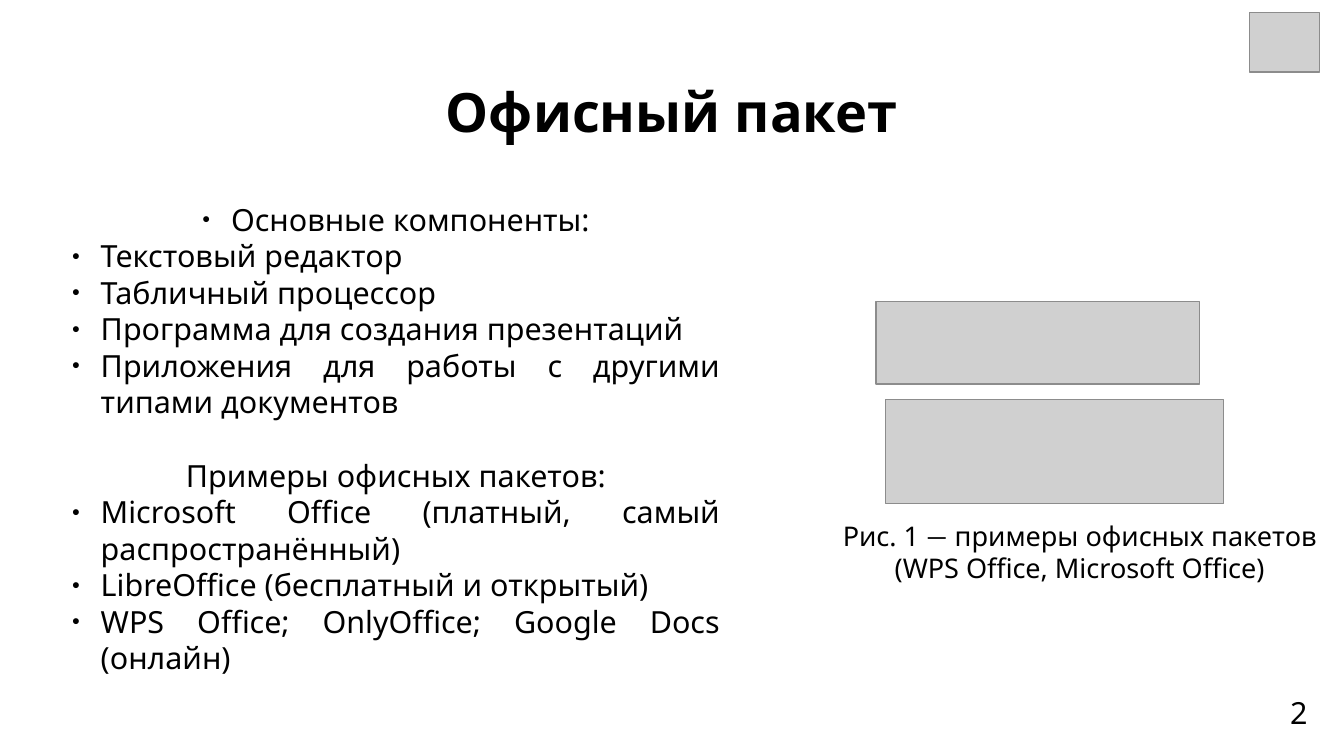
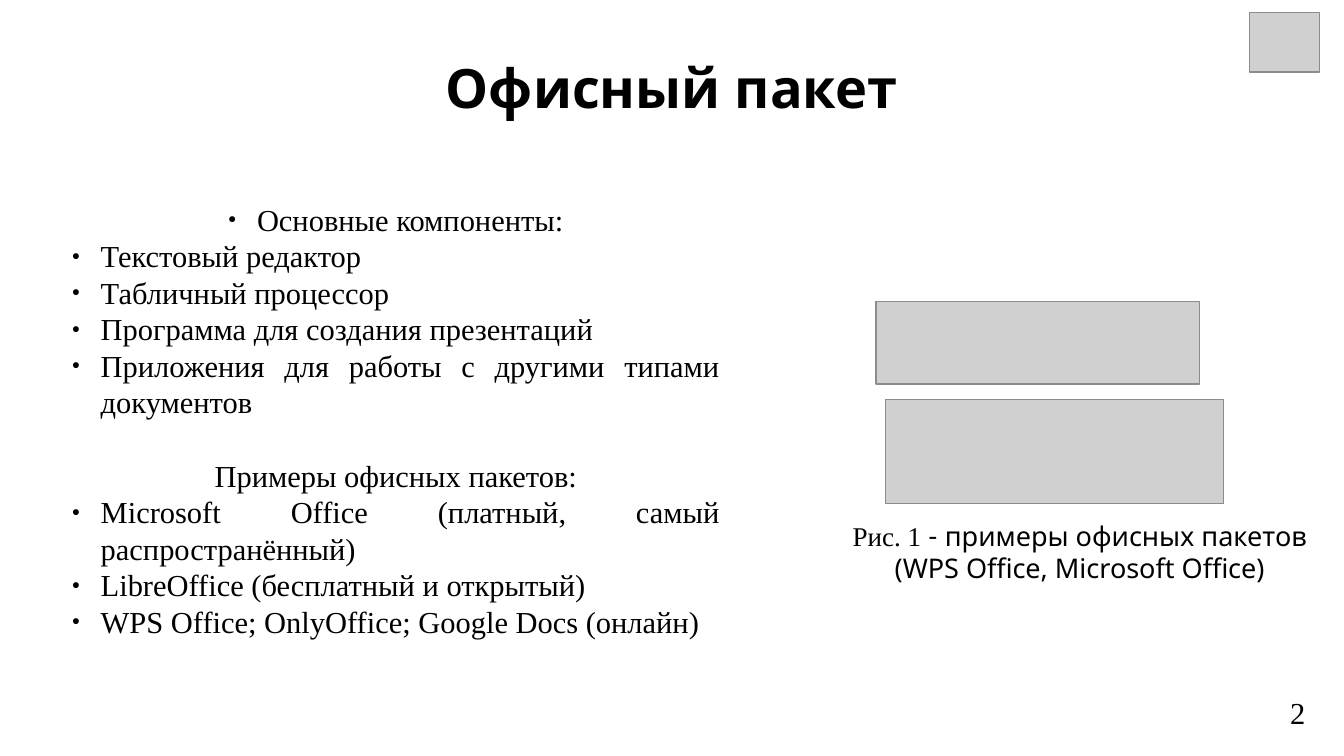
Before and after one commit to Soft-Darkness/df-presentations-2025, a slide deck: slide 2 of 4731204-50002/eremeeva-anna-aleksandrovna/LibreOffice_review.odp. Drawn at 1344x756 pixels with LibreOffice and Linux fonts; fonts in the diff are those of the drawing; grey boxes stand for pictures; background and template pictures are left out. Boxes give left, top, right and bottom in pixels: in the first picture for what was removed or moved away, otherwise in the second. Text is boxed around its words. In the diff, an @@ line names an element or a change of style, - is before the commit and + after.

```diff
--- a/4731204-50002/eremeeva-anna-aleksandrovna/LibreOffice_review.odp
+++ b/4731204-50002/eremeeva-anna-aleksandrovna/LibreOffice_review.odp
@@ text "Офисный пакет": place and size @@
-text "Офисный пакет" at [446, 89, 898, 145]
+text "Офисный пакет" at [446, 65, 898, 121]
@@ text "Основные компоненты:" at [101, 211, 719, 639]: font Noto Sans to Times New Roman @@
@@ text at [853, 525, 1306, 583]: text changed @@
-Рис. 1 ― примеры офисных пакетов (WPS Office, Microsoft Office)
+Рис. 1 - примеры офисных пакетов (WPS Office, Microsoft Office)
@@ page number at [1290, 704, 1305, 724]: font Noto Sans to Times New Roman @@
```
Also in this commit, not shown: 11 other slides changed, 1 other file.
